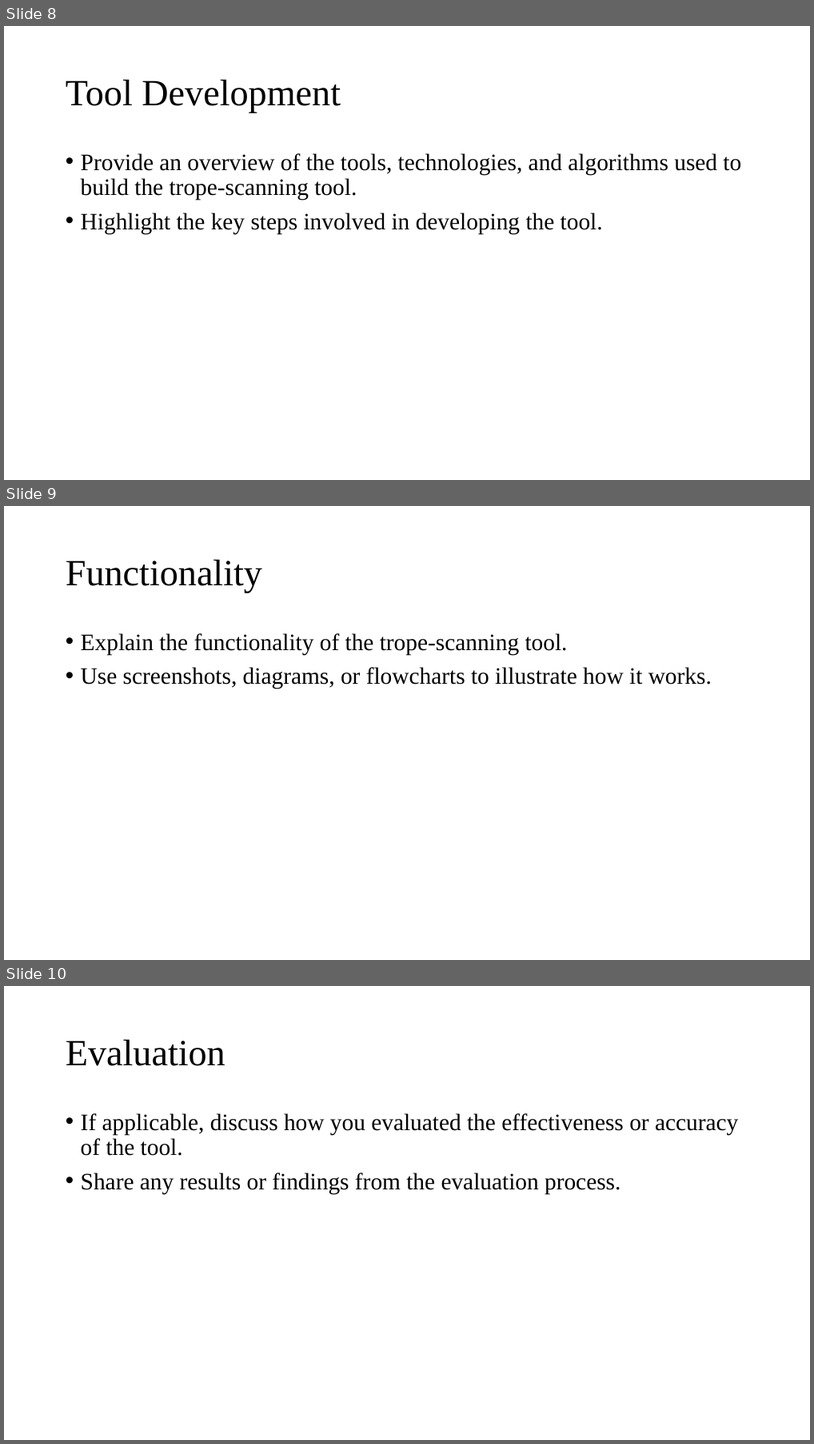
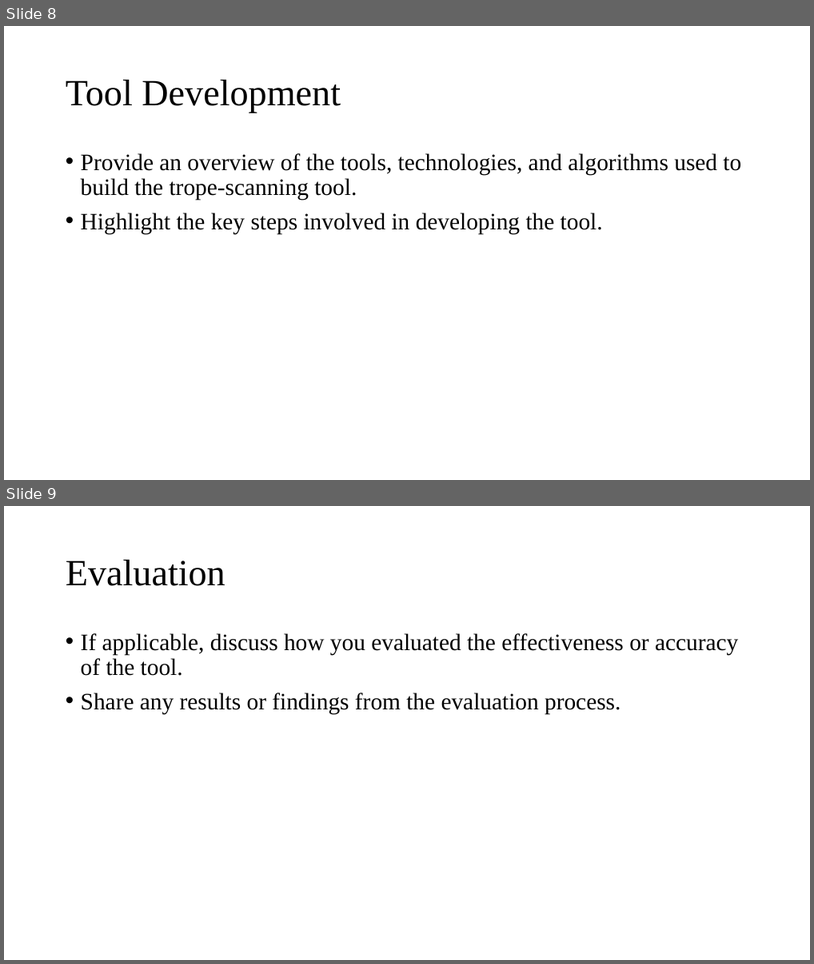
Before and after one commit to ivanchanzhengyang/Media-Trope-Scanner, a slide deck: Unveiling Tropes.pptx. Shown one above the other, each under a label of ours: slides 8, 9 and 10 before the commit, slides 8 and 9 after it. The pictures are 814x1444 and 814x964 pixels, drawn with LibreOffice and Linux fonts; fonts in the diff are those of the drawing; background and template pictures are left out. Boxes give left, top, right and bottom in pixels: in the first picture for what was removed or moved away, otherwise in the second. Text is boxed around its words. In the diff, an @@ line names an element or a change of style, - is before the commit and + after.

```diff
--- a/Unveiling Tropes.pptx
+++ b/Unveiling Tropes.pptx
@@ slide 9 removed at <box>4,506,810,960</box>, background #FFFFFF @@
@@ title removed at <box>66,560,262,593</box> @@
-Functionality
@@ text removed at <box>81,633,712,688</box> @@
-• Explain the functionality of the trope-scanning tool.
-• Use screenshots, diagrams, or flowcharts to illustrate how it works.
@@ what was slide 10 is now slide 9 @@
```
Also in this commit, not shown: 3 slides changed, 4 slides added, 1 other slide removed, 47 other files.
